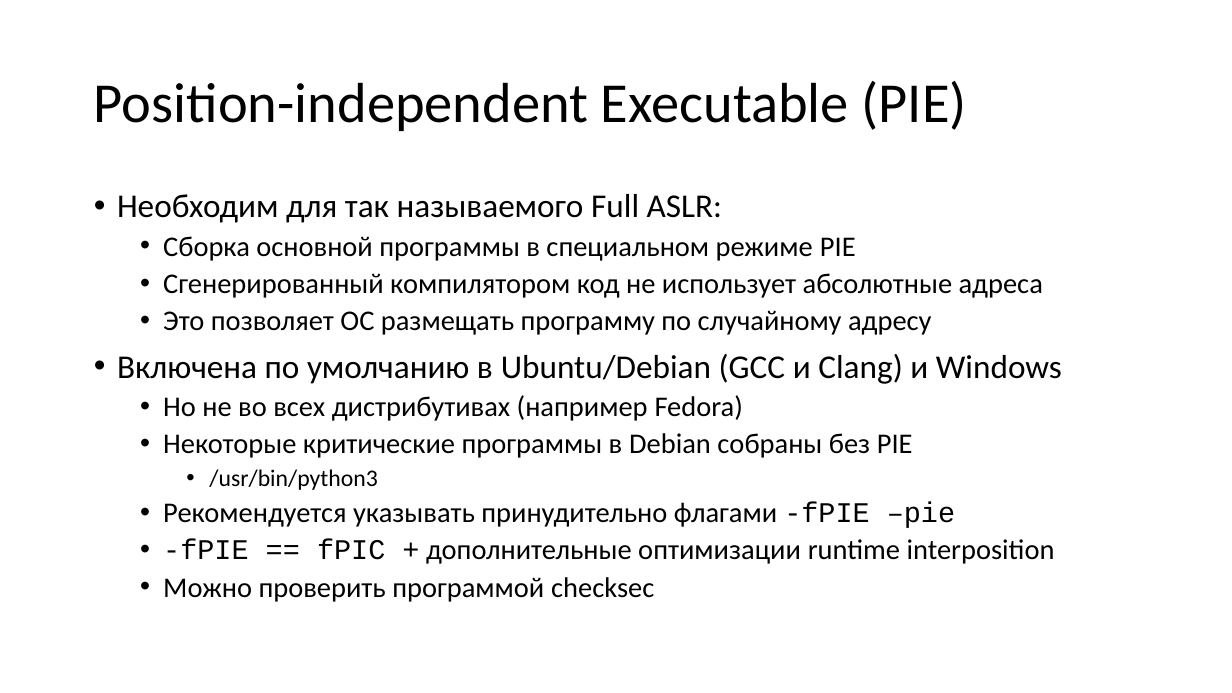
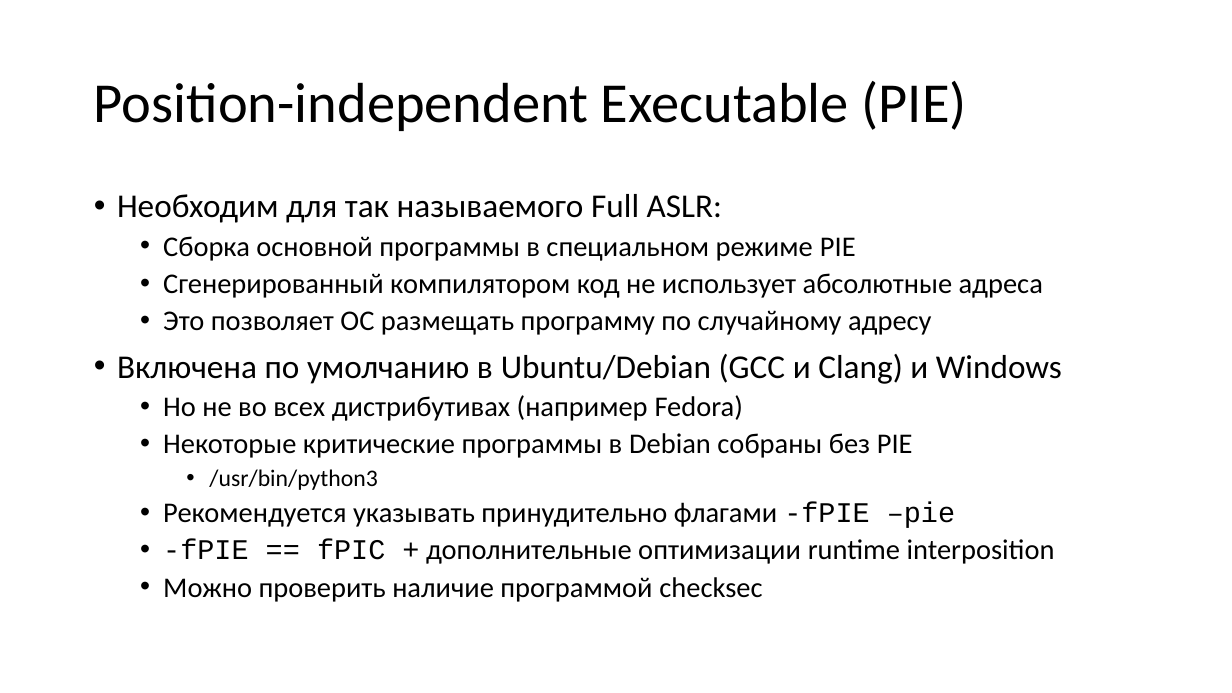
Before and after one commit to yugr/slides, a slide deck: slide 12 of CppZeroCost/2025/RU.pptx. Drawn at 1232x693 pixels with LibreOffice and Linux fonts; fonts in the diff are those of the drawing. Boxes give left, top, right and bottom in pixels: in the first picture for what was removed or moved away, otherwise in the second. Text is boxed around its words. In the diff, an @@ line names an element or a change of style, - is before the commit and + after.

```diff
--- a/CppZeroCost/2025/RU.pptx
+++ b/CppZeroCost/2025/RU.pptx
@@ text at bbox=[163, 577, 762, 602]: text changed @@
-  • Можно проверить программой checksec
+  • Можно проверить наличие программой checksec
```
Also in this commit, not shown: 3 other slides changed, 2 other files.
